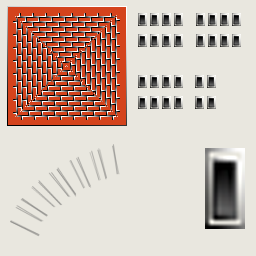
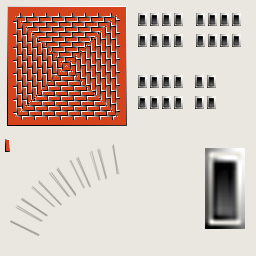
Two versions of the same layered image (256x256). Layer-by-layer changes:
showed "Rectangle 1", painted on it over [5, 139, 10, 152]
